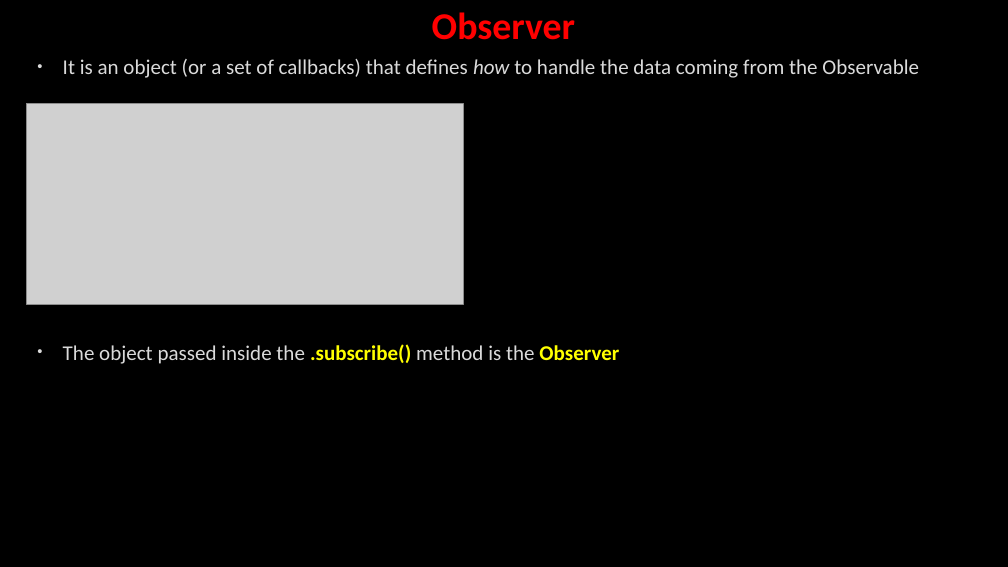
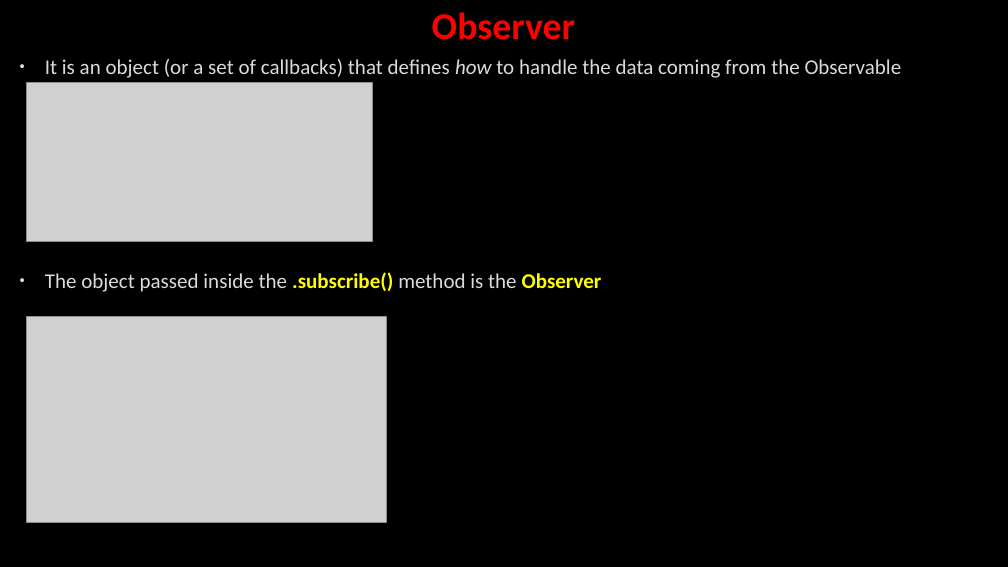
Before and after one commit to AhmedMohamedSamir1/Summary, a slide deck: slide 14 of Angular & type script/Angular.pptx. Drawn at 1008x567 pixels with LibreOffice and Linux fonts; fonts in the diff are those of the drawing; grey boxes stand for pictures; background and template pictures are left out. Boxes give left, top, right and bottom in pixels: in the first picture for what was removed or moved away, otherwise in the second. Text is boxed around its words. In the diff, an @@ line names an element or a change of style, - is before the commit and + after.

```diff
--- a/Angular & type script/Angular.pptx
+++ b/Angular & type script/Angular.pptx
@@ text "It is an object (or ..." rewrapped from <box>63,59,919,364</box> to <box>45,59,902,292</box> @@
@@ picture: place and size @@
-picture at <box>26,104,463,305</box>
+picture at <box>26,82,372,242</box>
@@ picture added at <box>26,317,386,523</box> @@
```
Also in this commit, not shown: 2 other slides changed, 2 other files.
